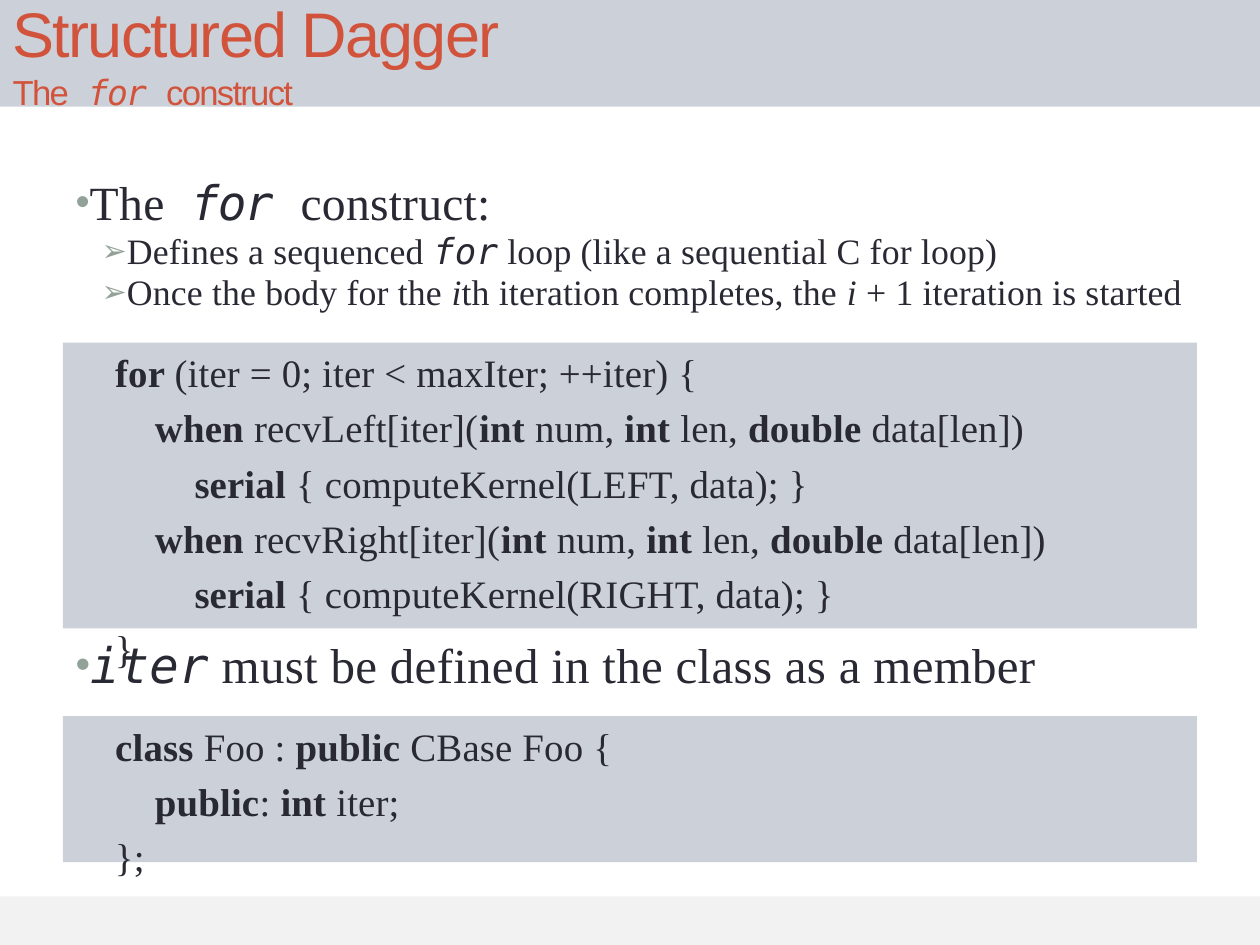
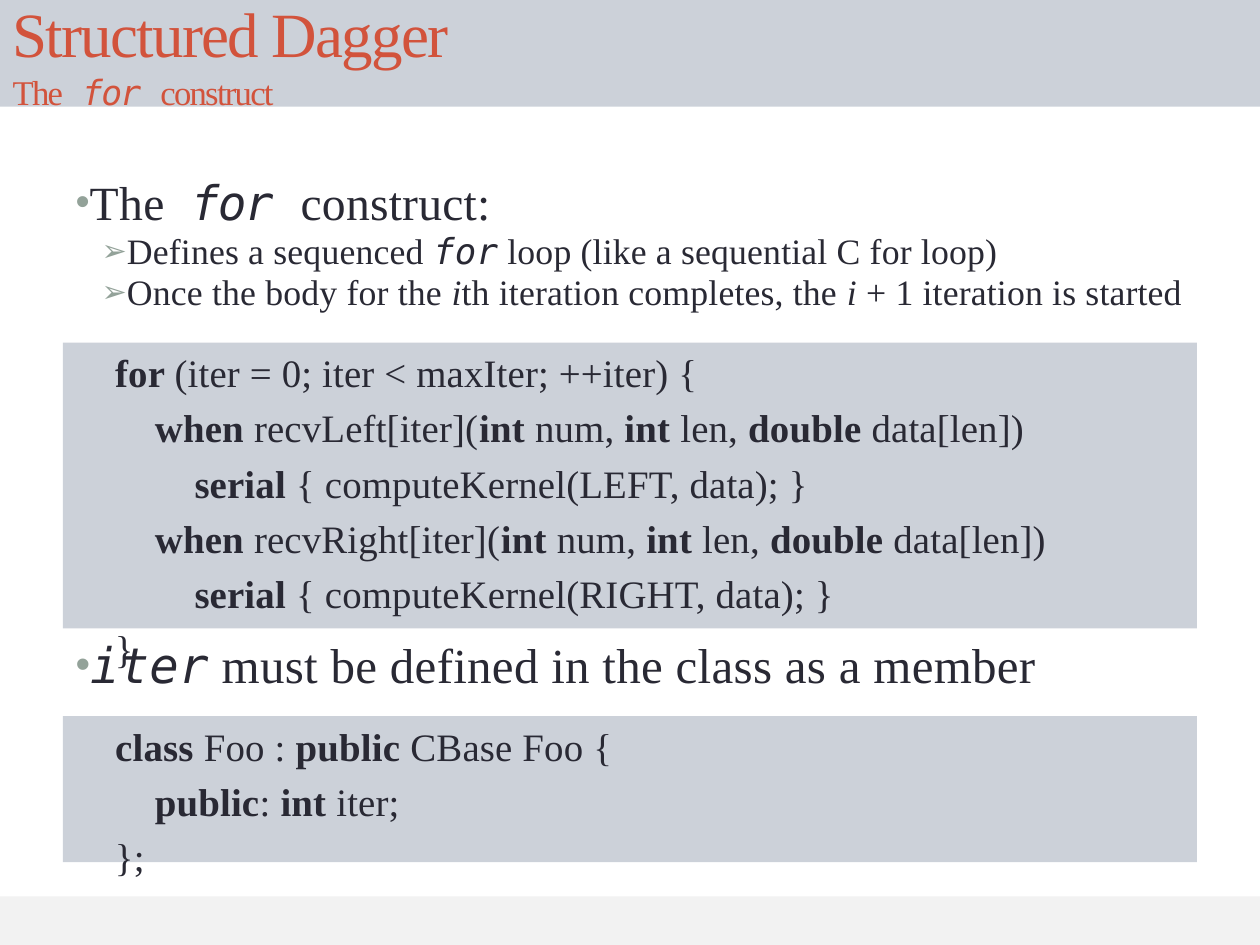
Before and after one commit to UIUC-PPL/charm_tutorial, a slide deck: slide 29 of tutorial.pptx (slide 22 before the commit). Drawn at 1260x945 pixels with LibreOffice and Linux fonts; fonts in the diff are those of the drawing. Boxes give left, top, right and bottom in pixels: in the first picture for what was removed or moved away, otherwise in the second. Text is boxed around its words. In the diff, an @@ line names an element or a change of style, - is before the commit and + after.

Commit message:
Theme font changed to Times New Roman. More slides added. :

```diff
--- a/tutorial.pptx
+++ b/tutorial.pptx
@@ title "Structured Dagger The for construct" at [0, 0, 1260, 107]: font Arial to Times New Roman @@
```
Also in this commit, not shown: 32 other slides changed, 7 slides added.
